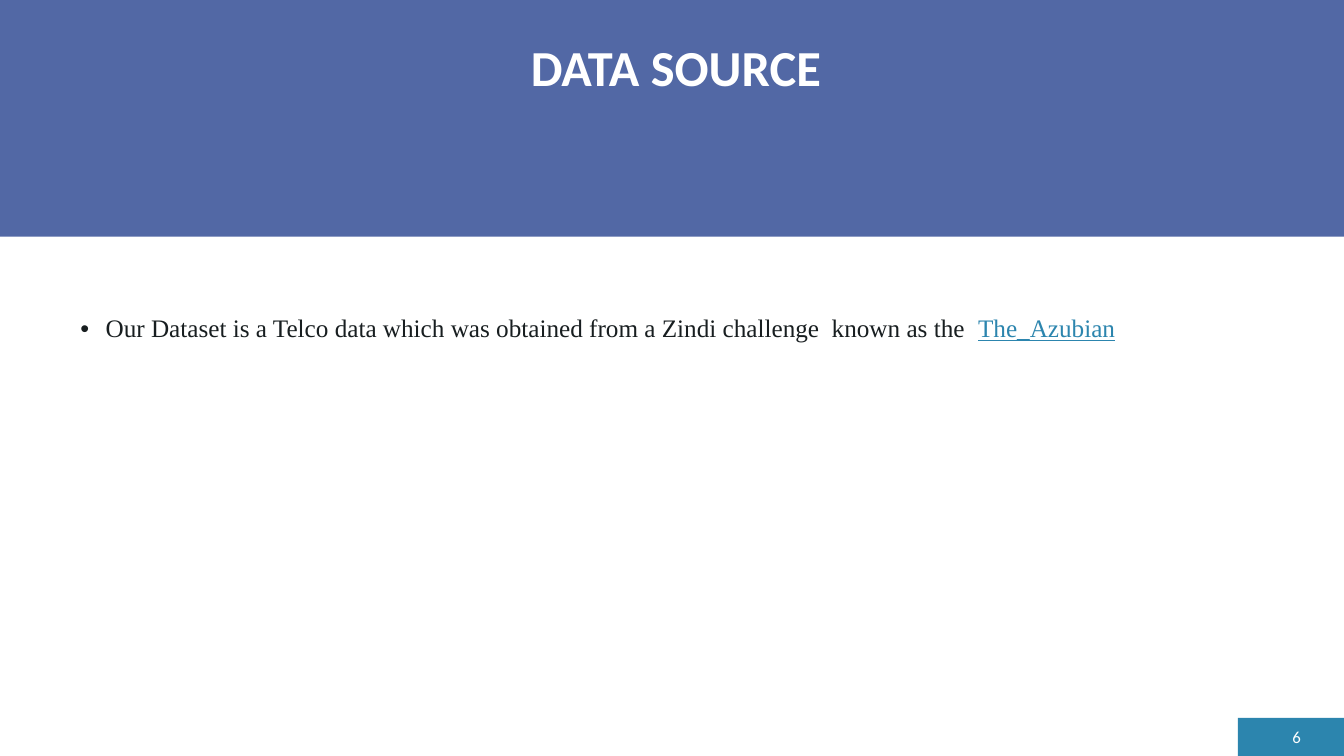
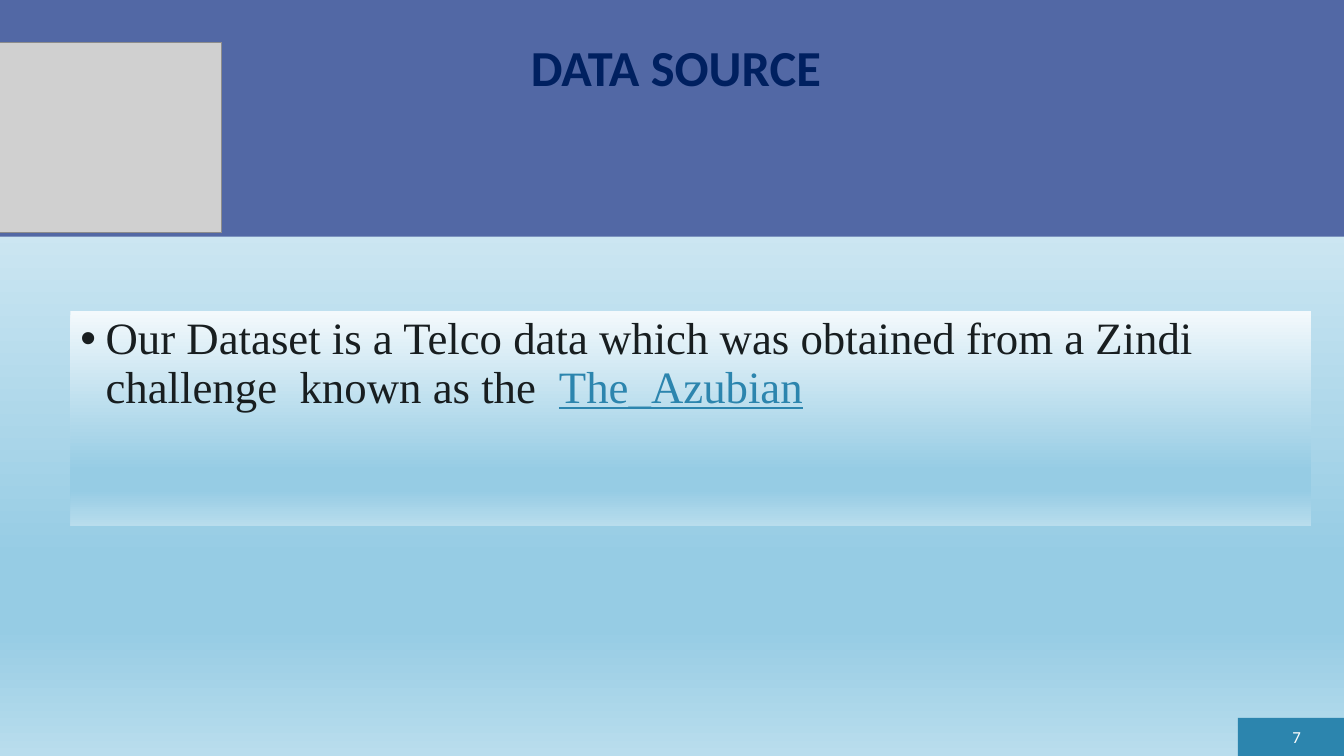
Before and after one commit to elvis-darko/Team_Zurich_Capstone_Project, a slide deck: slide 7 of Assets/dev/TEAM ZURICH.pptx (slide 6 before the commit). Drawn at 1344x756 pixels with LibreOffice and Linux fonts; fonts in the diff are those of the drawing; grey boxes stand for pictures. Boxes give left, top, right and bottom in pixels: in the first picture for what was removed or moved away, otherwise in the second. Text is boxed around its words. In the diff, an @@ line names an element or a change of style, - is before the commit and + after.

```diff
--- a/Assets/dev/TEAM ZURICH.pptx
+++ b/Assets/dev/TEAM ZURICH.pptx
@@ background #FFFFFF to gradient #F3F9FC to #96CCE4 to #B9DDED @@
@@ title "DATA SOURCE" at (531, 53, 821, 86): text colour #FFFFFF to #002060 @@
@@ picture added at (0, 42, 222, 233) @@
@@ text "Our Dataset is a Telco ...": place and size @@
-text "Our Dataset is a Telco ..." at (106, 319, 1115, 343)
+text "Our Dataset is a Telco ..." at (71, 312, 1312, 527)
@@ text "Our Dataset is a Telco ..." at (71, 312, 1312, 527): size 18 to 32 pt; fill none to gradient #F3F9FC to #96CCE4 to #B9DDED @@
@@ page number at (1292, 732, 1300, 743): text changed @@
-6
+7
```
Also in this commit, not shown: 10 other slides changed, 13 slides added, 1 slide removed.
